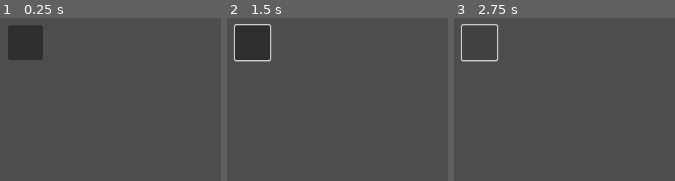
Above: before the commit, frames 1-3 (left to right).
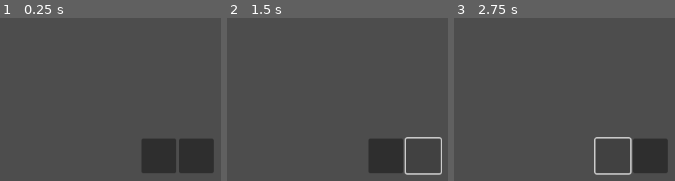
Above: after the commit, the same moments.

Repository: realJonathanZ/Godot-UI-archive
Game: Godot game, scene res://scenes/in_game_ui.tscn
Same seed, same stepped clock (60 frames per second), same inputs: the game is played once before the commit and once after it. The project has no main scene, so this scene is started directly.
Inputs (mouse positions are in pixels of both pictures, inside the frame that each line leads up to; where the layout moved, square brackets give the same spot in the first picture):
- Up to frame 1 (0.25 s): no input
- Up to frame 2 (1.5 s): click (386, 156) [253, 42] at 0.5 s; click (423, 156) at 1.27 s
- Up to frame 3 (2.75 s): click (613, 156) [480, 42] at 2 s

The runs differ from the first frame. In frame 1, 9.8% of the frame differs, in the area x 3-97%, y 4-96%; in frame 2, 7.7%; in frame 3, 4.7%.

Commit message:
horizental box conatining 2 buttons

Diff:
--- a/scenes/in_game_ui.tscn
+++ b/scenes/in_game_ui.tscn
@@ -8,11 +8,22 @@
 
 [node name="MarginContainer" type="MarginContainer" parent="."]
 layout_mode = 0
-offset_right = 134.0
-offset_bottom = 100.0
+offset_right = 572.0
+offset_bottom = 427.0
 
-[node name="Button" type="Button" parent="MarginContainer"]
+[node name="HBoxContainer" type="HBoxContainer" parent="MarginContainer"]
+layout_mode = 2
+size_flags_horizontal = 4
+size_flags_vertical = 4
+
+[node name="Button" type="Button" parent="MarginContainer/HBoxContainer"]
 custom_minimum_size = Vector2(50, 50)
 layout_mode = 2
 size_flags_horizontal = 4
 size_flags_vertical = 4
+
+[node name="Button2" type="Button" parent="MarginContainer/HBoxContainer"]
+custom_minimum_size = Vector2(50, 50)
+layout_mode = 2
+size_flags_horizontal = 4
+size_flags_vertical = 4
